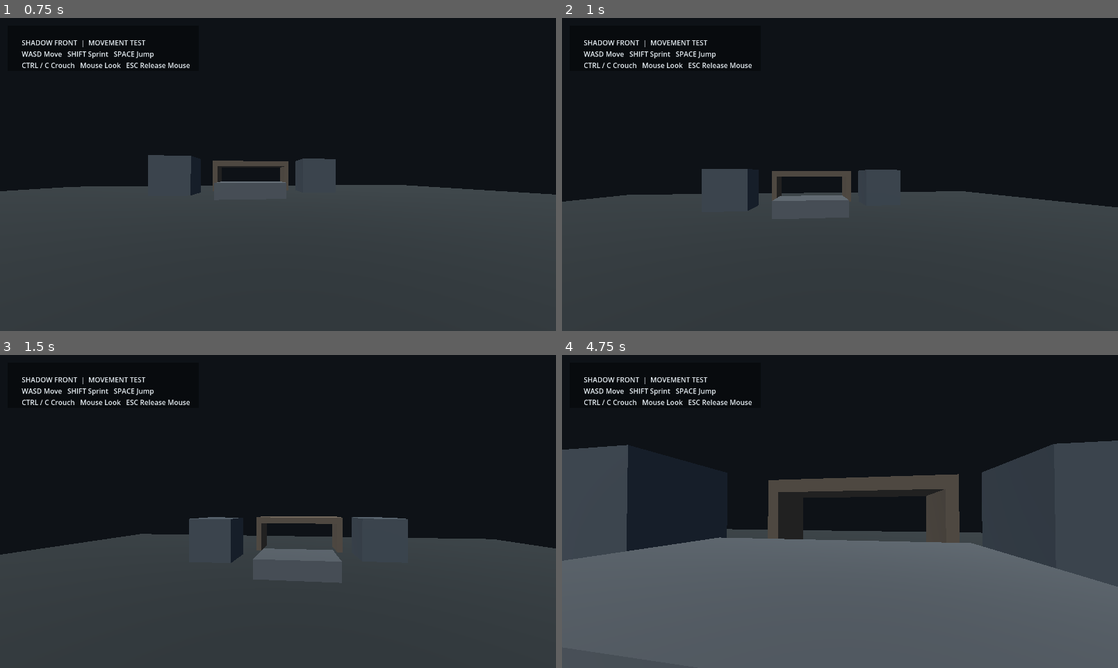
Above: before the commit, frames 1-4 (two rows, left to right).
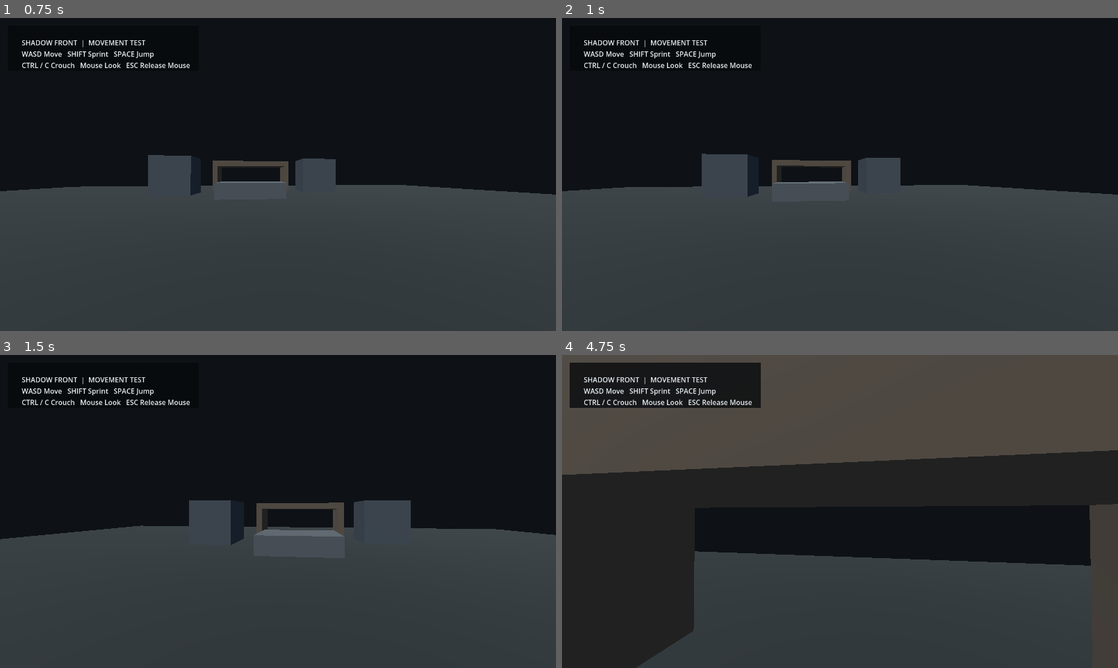
Above: after the commit, the same moments.

Repository: ahmadrohanmustafa-web/PROJECT-SHADOW-FRONT
Game: Godot game, scene res://scenes/prototype.tscn
Two runs of this game, one before a commit and one after it. Both use one fixed random seed, a clock stepped at 60 frames per second and the inputs below.
Inputs (mouse positions are in pixels of both pictures, inside the frame that each line leads up to):
- Up to frame 1 (0.75 s): tap Enter at 0.5 s; move the mouse to (305, 174) at 0.52 s; hold W from 0.53 s (still down); hold Ctrl from 0.53 s (still down)
- Up to frame 2 (1 s): keep holding W; keep holding Ctrl; tap Space at 0.77 s; tap C at 0.8 s
- Up to frame 3 (1.5 s): keep holding W; move the mouse to (250, 511) at 1.27 s; release Ctrl at 1.28 s; tap C at 1.35 s
- Up to frame 4 (4.75 s): keep holding W; tap Space at 1.52, 3.02, 3.77, 4.52 s; tap Ctrl at 1.55, 3.05, 4.35 s; move the mouse to (851, 505) at 2.02 s; hold Ctrl 2.03-2.78 s; tap C at 2.3, 2.85, 3.8 s; move the mouse to (834, 517) at 2.77 s; move the mouse to (878, 514) at 3.52 s; hold Shift 3.53-4.28 s; move the mouse to (795, 508) at 4.27 s

Frame 1 is identical in both runs. In frame 2, 3.7% of the frame differs, in the area x 0-100%, y 43-62%; in frame 3, 4.7%; in frame 4, 80%, in the area x 0-100%, y 0-100%.

Commit message:
Fix crouch hold and toggle behaviour

Diff:
--- a/scripts/player_controller.gd
+++ b/scripts/player_controller.gd
@@ -20,6 +20,7 @@
 
 var gravity: float = float(ProjectSettings.get_setting("physics/3d/default_gravity"))
 var is_crouching: bool = false
+var crouch_toggled: bool = false
 var mouse_captured: bool = true
 var standing_capsule_height: float = 1.8
 var crouching_capsule_height: float = 1.2
@@ -41,20 +42,20 @@
 		if event.keycode == KEY_ESCAPE:
 			_toggle_mouse_capture()
 		elif event.keycode == KEY_C:
-			_set_crouching(not is_crouching)
+			crouch_toggled = not crouch_toggled
+			_set_crouching(crouch_toggled or Input.is_key_pressed(KEY_CTRL))
 
 	if event is InputEventMouseButton and event.pressed and not mouse_captured:
 		_toggle_mouse_capture()
 
 func _physics_process(delta: float) -> void:
+	_set_crouching(crouch_toggled or Input.is_key_pressed(KEY_CTRL))
+
 	if not is_on_floor():
 		velocity.y -= gravity * delta
 
 	if Input.is_key_pressed(KEY_SPACE) and is_on_floor() and not is_crouching:
 		velocity.y = jump_velocity
-
-	if Input.is_key_pressed(KEY_CTRL):
-		_set_crouching(true)
 
 	var input_vector := Vector2.ZERO
 	if Input.is_key_pressed(KEY_A):
